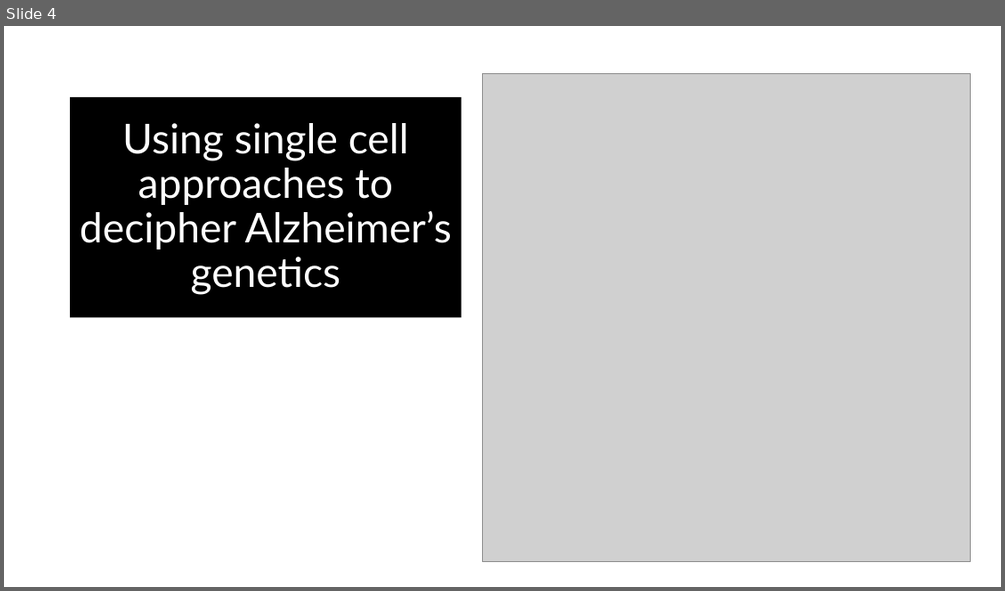
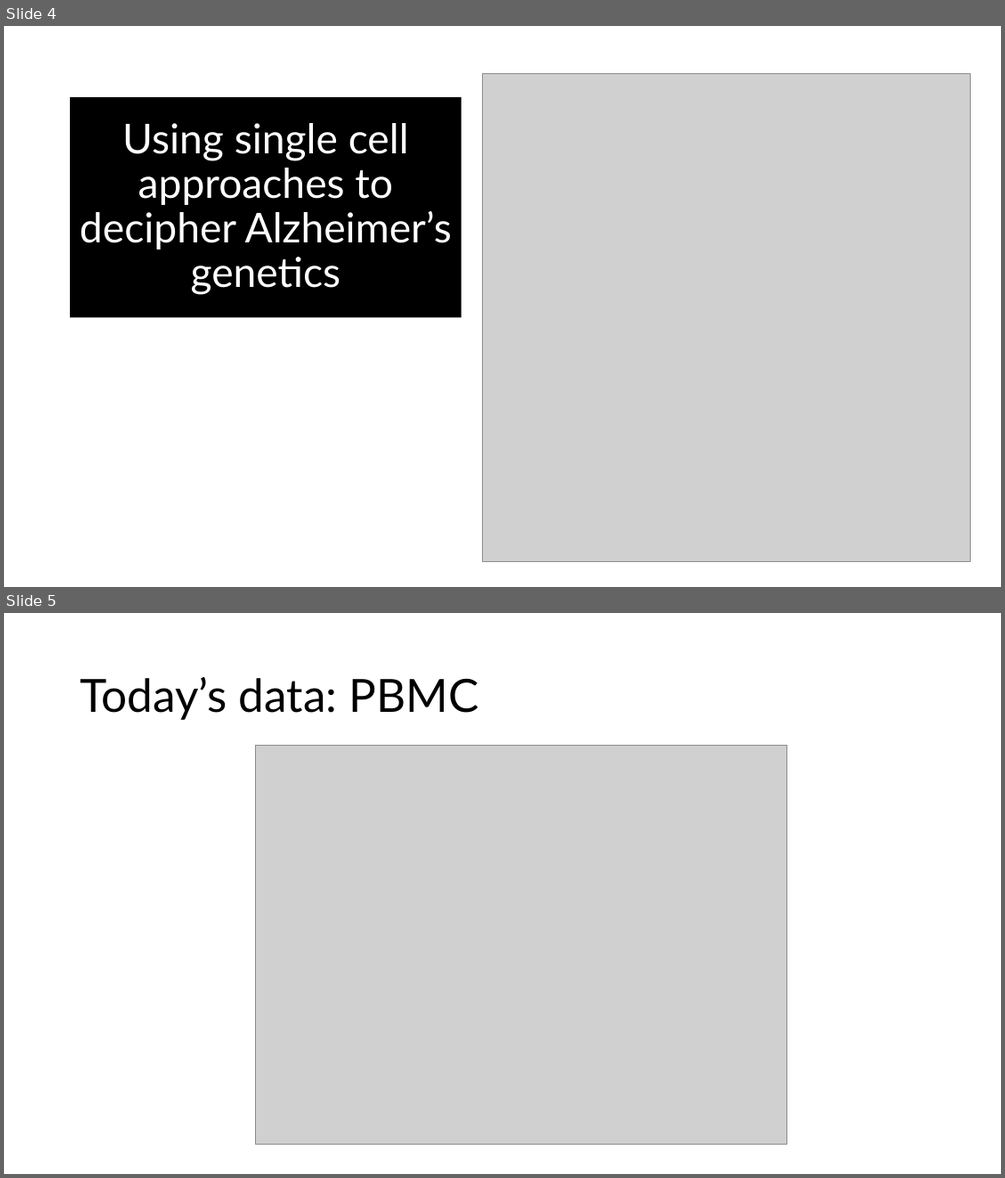
Before and after one commit to HudsonAlpha/biotrain-bootcamp-website, a slide deck: biotrain-2026/Demos/single cell/SingleCell_demo.pptx. Shown one above the other, each under a label of ours: slide 4 before the commit, slides 4 and 5 after it. The pictures are 1005x591 and 1005x1178 pixels, drawn with LibreOffice and Linux fonts; fonts in the diff are those of the drawing; grey boxes stand for pictures. Boxes give left, top, right and bottom in pixels: in the first picture for what was removed or moved away, otherwise in the second. Text is boxed around its words. In the diff, an @@ line names an element or a change of style, - is before the commit and + after.

```diff
--- a/biotrain-2026/Demos/single cell/SingleCell_demo.pptx
+++ b/biotrain-2026/Demos/single cell/SingleCell_demo.pptx
@@ slide 5 added at (4, 613, 1001, 1174), background #FFFFFF @@
@@ title added at (80, 677, 479, 720), 44 pt, text #000000 @@
+Today’s data: PBMC
@@ picture added at (255, 746, 787, 1144) @@
```
Also in this commit, not shown: 4 other files.
